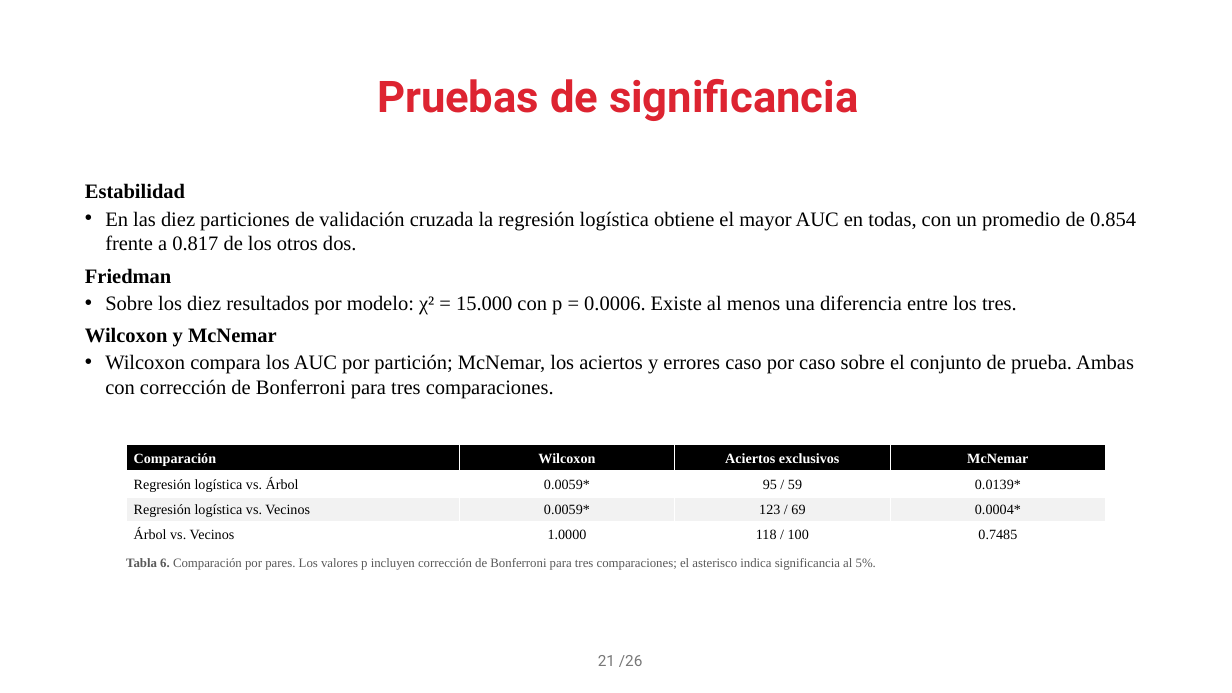
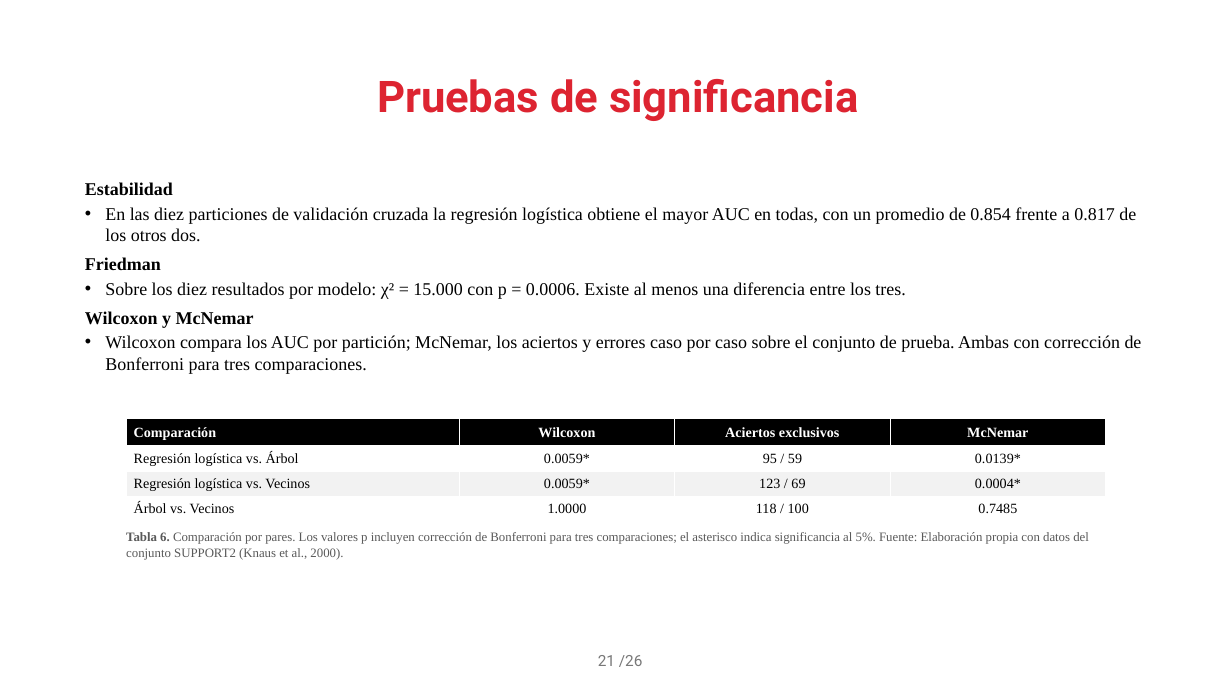
Before and after one commit to JozMdz/Realidad_Virtual, a slide deck: slide 21 of presentacion/proyecto_integrador.pptx. Drawn at 1232x693 pixels with LibreOffice and Linux fonts; fonts in the diff are those of the drawing; background and template pictures are left out. Boxes give left, top, right and bottom in pixels: in the first picture for what was removed or moved away, otherwise in the second. Text is boxed around its words. In the diff, an @@ line names an element or a change of style, - is before the commit and + after.

```diff
--- a/presentacion/proyecto_integrador.pptx
+++ b/presentacion/proyecto_integrador.pptx
@@ text "Estabilidad" at [85, 182, 1142, 374]: size 16 to 14 pt @@
@@ table: place and size @@
-table at [127, 445, 1105, 547]
+table at [127, 419, 1105, 521]
@@ text at [126, 532, 1089, 560]: text changed @@
-Tabla 6. Comparación por pares. Los valores p incluyen corrección de Bonferroni para tres comparaciones; el asterisco indica significancia al 5%.
+Tabla 6. Comparación por pares. Los valores p incluyen corrección de Bonferroni para tres comparaciones; el asterisco indica significancia al 5%. Fuente: Elaboración propia con datos del conjunto SUPPORT2 (Knaus et al., 2000).
```
Also in this commit, not shown: 12 other slides changed, 2 other files.
